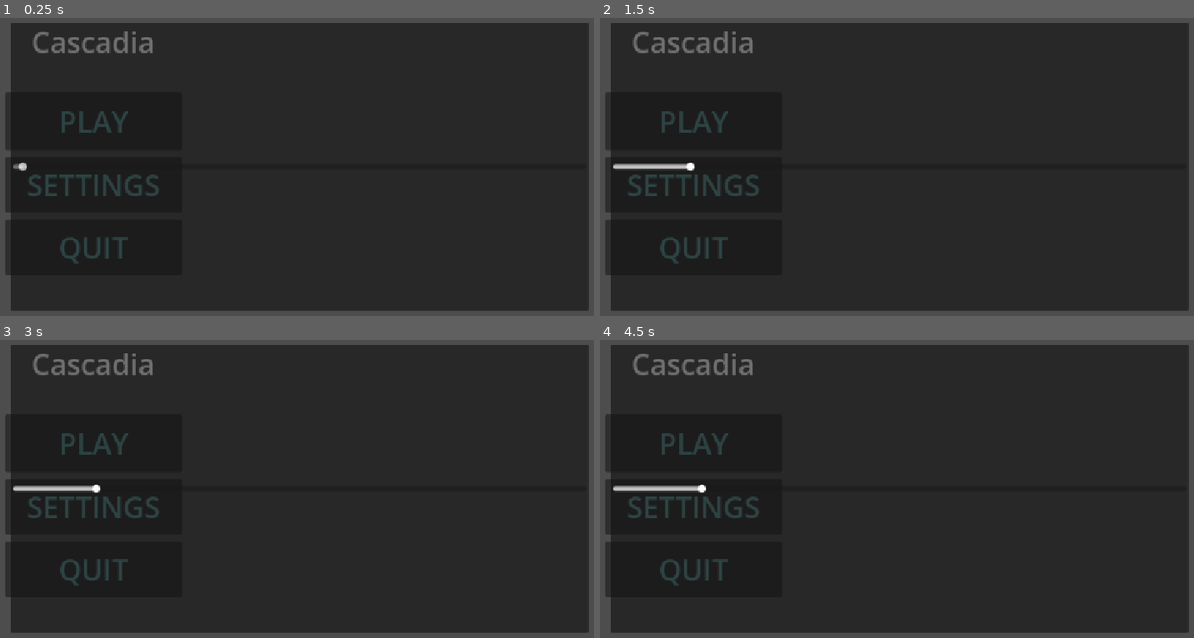
Above: before the commit, frames 1-4 (two rows, left to right).
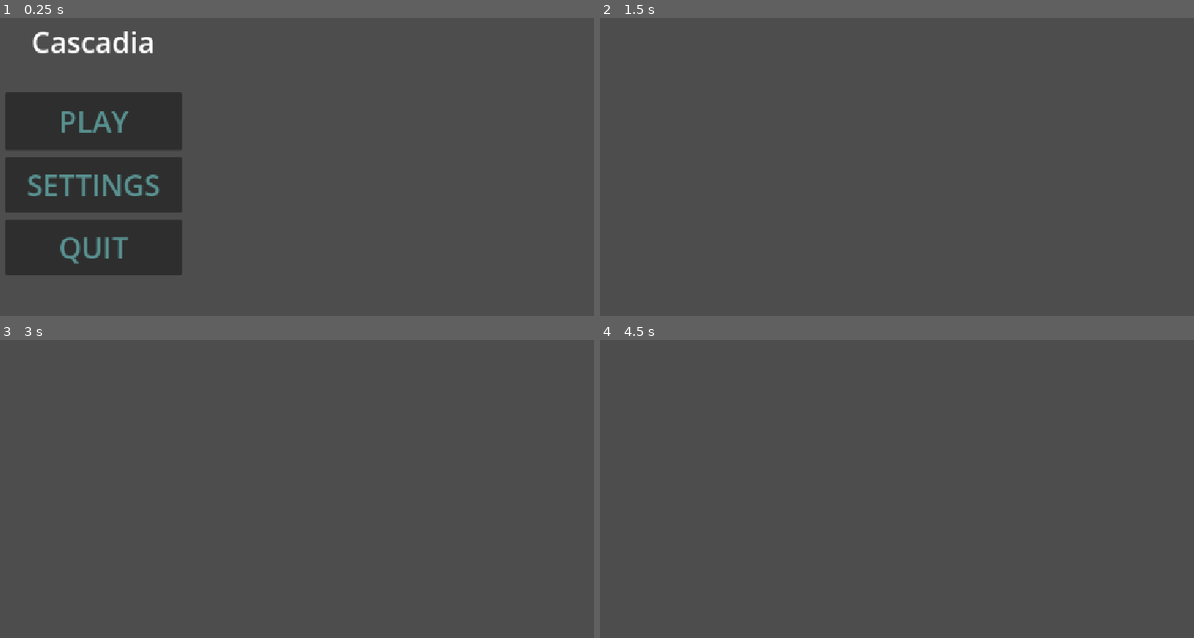
Above: after the commit, the same moments.

Repository: vini-44/cascadia-bounce-back
Game: Godot game, scene res://scenes/main_menu.tscn
Same seed, same stepped clock (60 frames per second), same inputs: the game is played once before the commit and once after it. The engine's default icon, where the game draws it, is replaced by a stand-in: a white triangle on a blue panel in a dark square.
Inputs (mouse positions are in pixels of both pictures, inside the frame that each line leads up to):
- Up to frame 1 (0.25 s): no input
- Up to frame 2 (1.5 s): click "PLAY" at 0.5 s; click (695, 122) at 1.25 s, where only the run before the commit has a clickable "PLAY"
- Up to frame 3 (3 s): click (95, 506) at 2 s, where only the run before the commit has a clickable "SETTINGS"; tap Enter at 2.75 s; hold Right (ui_right) from 2.78 s (still down)
- Up to frame 4 (4.5 s): tap Space at 3.5 s; release Right (ui_right) at 3.53 s; hold Down (ui_down) 3.53-4.28 s; tap Enter at 4.25 s; hold Right (ui_right) from 4.28 s (still down)

The runs differ from the first frame. In frame 1, 80% of the frame differs, in the area x 1-100%, y 1-99%; in frame 2, 94%, in the area x 0-100%, y 1-99%; in frame 3, 94%; in frame 4, 94%.

Commit message:
volume update

Diff:
--- a/scenes/main_menu.tscn
+++ b/scenes/main_menu.tscn
@@ -69,7 +69,6 @@
 title = "Settings"
 initial_position = 1
 size = Vector2i(1000, 500)
-visible = true
 theme = SubResource("Theme_qrx34")
 script = ExtResource("4_jix8l")
 
@@ -78,6 +77,8 @@
 offset_top = 4.0
 offset_right = 996.0
 offset_bottom = 496.0
+max_value = 1.0
+step = 0.001
 script = ExtResource("5_rtw2f")
 
 [node name="ButtonQuit" type="Button" parent="." unique_id=1697448990]
--- a/scripts/volume.gd
+++ b/scripts/volume.gd
@@ -10,6 +10,6 @@
 
 
 @export
-var bus_name: String
+var bus_name:= "Master"
 
 var bus_index: int
